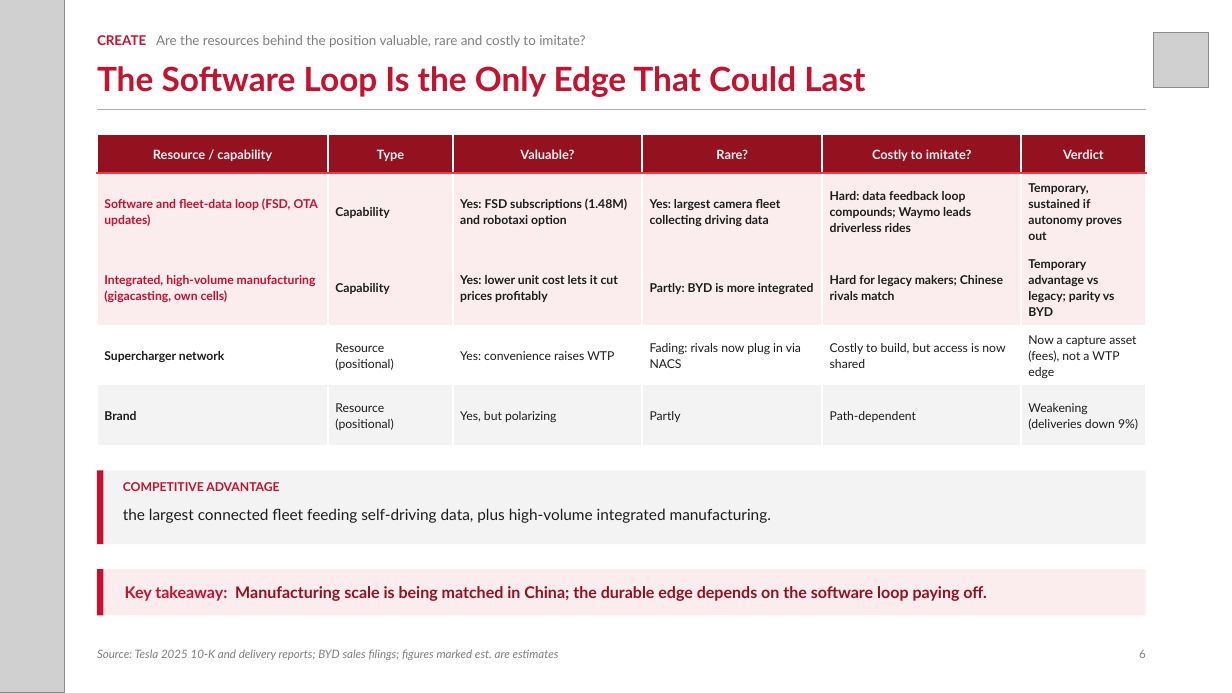
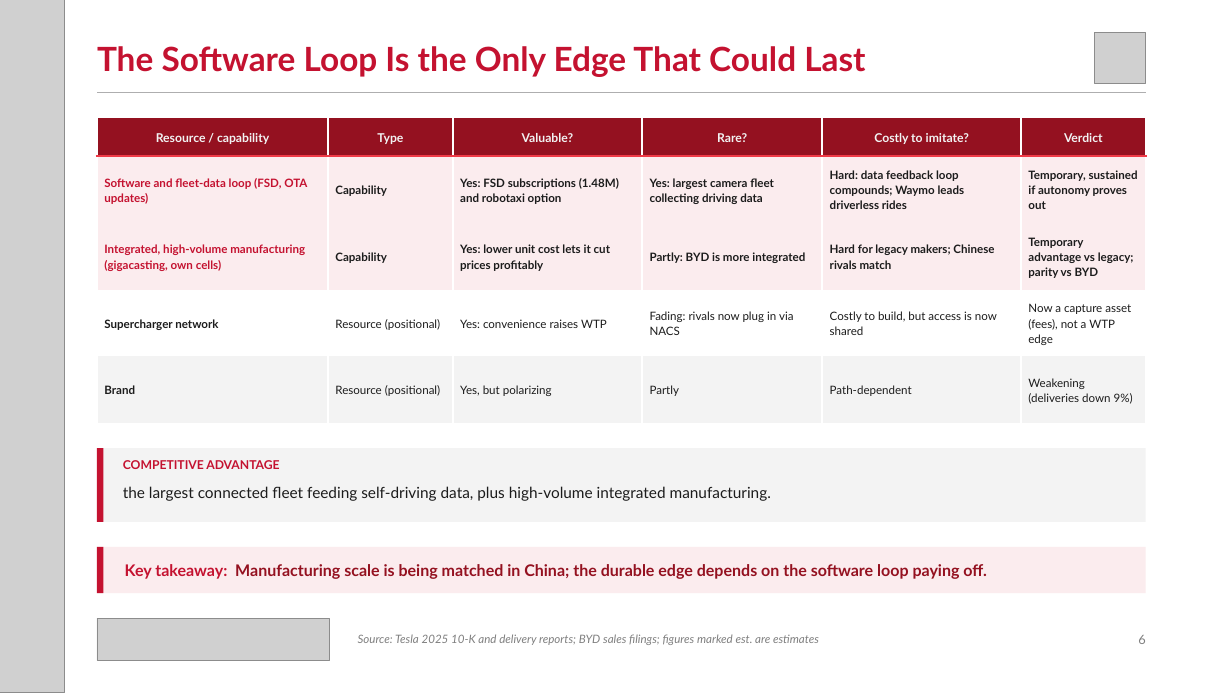
Before and after one commit to zuhayr77/AI-Business-Strategy-Agent, a slide deck: slide 6 of dccd-strategy-agent/examples/Tesla_DCCD.pptx. Drawn at 1232x693 pixels with LibreOffice and Linux fonts; fonts in the diff are those of the drawing; grey boxes stand for pictures. Boxes give left, top, right and bottom in pixels: in the first picture for what was removed or moved away, otherwise in the second. Text is boxed around its words. In the diff, an @@ line names an element or a change of style, - is before the commit and + after.

```diff
--- a/dccd-strategy-agent/examples/Tesla_DCCD.pptx
+++ b/dccd-strategy-agent/examples/Tesla_DCCD.pptx
@@ text "The Software Loop Is the ...": place and size @@
-text "The Software Loop Is the ..." at [97,66,865,97]
+text "The Software Loop Is the ..." at [97,46,865,77]
@@ text removed at [97,35,585,48] @@
-CREATE Are the resources behind the position valuable, rare and costly to imitate?
@@ picture: place and size @@
-picture at [1153,32,1209,88]
+picture at [1095,32,1146,83]
@@ table at [97,117,1146,423] @@
@@ size 10 to 9.5 pt in "Resource / capability", "Type", "Valuable?", "Rare?" and 2 more places @@
@@ size 9.5 to 9 pt @@
@@ table: place and size @@
-table at [97,134,1146,445]
+table at [97,117,1146,423]
@@ line moved from (97, 109) - (1146, 109) to (97, 92) - (1146, 92) @@
@@ 4 rectangles, 2 texts: place and size @@
-4 rectangles, 2 texts at [97,470,1146,616]
+4 rectangles, 2 texts at [97,448,1146,593]
@@ text "COMPETITIVE ADVANTAGE": place and size @@
-text "COMPETITIVE ADVANTAGE" at [123,482,279,491]
+text "COMPETITIVE ADVANTAGE" at [123,460,279,469]
@@ picture added at [97,618,330,661] @@
@@ text "Source: Tesla 2025 10-K and ...": place and size @@
-text "Source: Tesla 2025 10-K and ..." at [97,649,559,660]
+text "Source: Tesla 2025 10-K and ..." at [358,634,819,645]
@@ text "Source: Tesla 2025 10-K and ..." at [358,634,819,645]: vertical alignment bottom to middle @@
@@ text "6": place and size @@
-text "6" at [1139,650,1146,658]
+text "6" at [1138,635,1145,644]
@@ text "6" at [1138,635,1145,644]: size 9 to 10 pt; vertical alignment bottom to middle @@
```
Also in this commit, not shown: 8 other slides changed, 14 other files.
